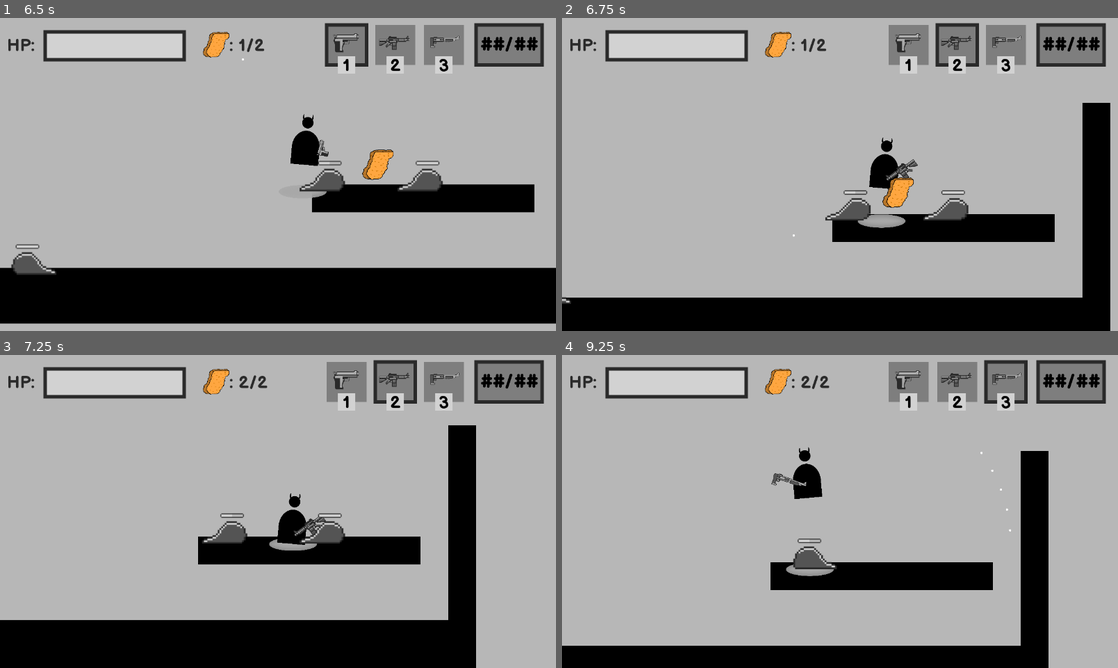
Above: before the commit, frames 1-4 (two rows, left to right).
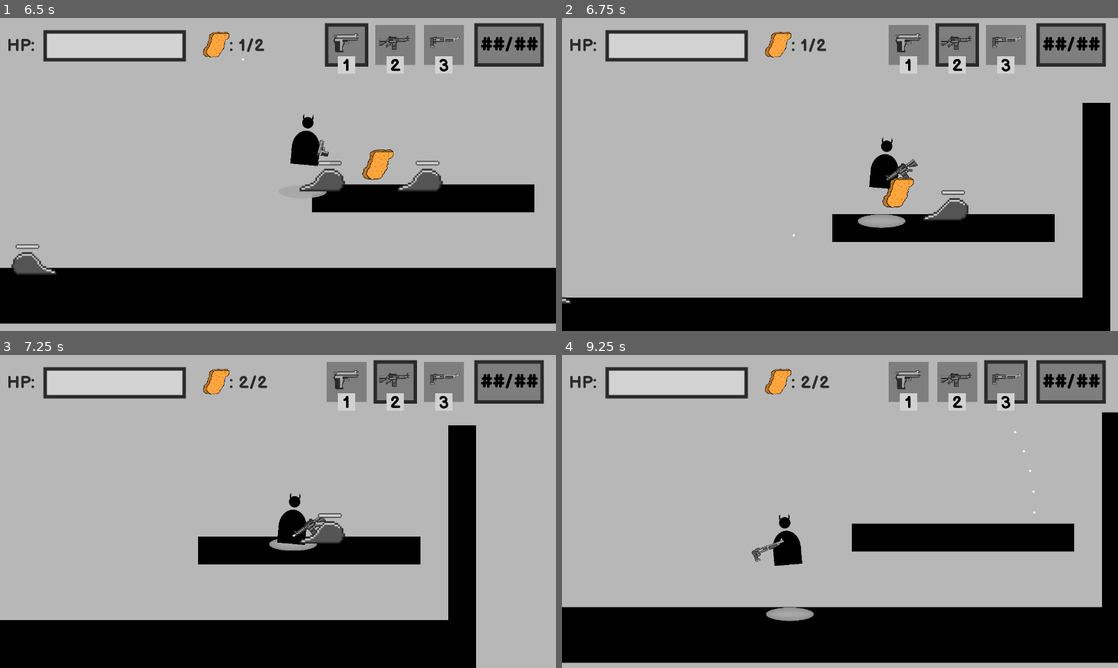
Above: after the commit, the same moments.

Repository: BesterCoder/nuggie-collector
Game: Godot game, scene res://levels/level_001.tscn
Two runs of this game, one before a commit and one after it. Both use one fixed random seed, a clock stepped at 60 frames per second and the inputs below.
Inputs (mouse positions are in pixels of both pictures, inside the frame that each line leads up to):
- Up to frame 1 (6.5 s): move the mouse to (250, 237) at 0.52 s; press the mouse at (250, 237) at 0.53 s; hold D (move_right) 0.53-2.03 s; tap W (jump) at 0.77, 1.52, 3.02, 3.77, 4.52, 6.02 s; move the mouse to (444, 221) at 1.27 s; release the mouse at (444, 221) at 1.28 s; click (444, 221) at 1.35 s; move the mouse to (111, 127) at 2.02 s; press the mouse at (111, 127) at 2.03 s; hold A (move_left) 2.03-4.28 s; tap 1 (select_pistol) at 2.1, 5.85 s; move the mouse to (305, 174) at 2.77 s; release the mouse at (305, 174) at 2.78 s; tap 2 (select_rifle) at 2.85 s; click (305, 174) at 3.05 s; move the mouse to (194, 96) at 3.52 s; press the mouse at (194, 96) at 3.53 s; tap 3 (select_shotgun) at 3.6 s; move the mouse to (400, 158) at 4.27 s; release the mouse at (400, 158) at 4.28 s; hold D (move_right) from 4.28 s (still down); click (400, 158) at 4.35 s; move the mouse to (166, 190) at 5.02 s; press the mouse at (166, 190) at 5.03 s; move the mouse to (333, 105) at 5.77 s; release the mouse at (333, 105) at 5.78 s; click (333, 105) at 6.05 s
- Up to frame 2 (6.75 s): keep holding D (move_right); move the mouse to (812, 237) at 6.52 s; press the mouse at (812, 237) at 6.53 s; tap 2 (select_rifle) at 6.6 s
- Up to frame 3 (7.25 s): keep holding D (move_right); tap W (jump) at 6.77 s
- Up to frame 4 (9.25 s): move the mouse to (1006, 558) at 7.27 s; release the mouse at (1006, 558) at 7.28 s; tap 3 (select_shotgun) at 7.35 s; tap W (jump) at 7.52, 9.02 s; click (1006, 558) at 7.55 s; move the mouse to (673, 464) at 8.02 s; release D (move_right) at 8.03 s; press the mouse at (673, 464) at 8.03 s; hold A (move_left) from 8.03 s (still down); move the mouse to (867, 511) at 8.77 s; release the mouse at (867, 511) at 8.78 s; click (867, 511) at 8.85 s

Frame 1 is identical in both runs. In frame 2, 0.4% of the frame differs, in the area x 47-56%, y 54-65%; in frame 3, 0.4%; in frame 4, 26%, in the area x 0-100%, y 18-100%.

Commit message:
Rifle is now automatic weapon

Diff:
--- a/characters/player/Player.gd
+++ b/characters/player/Player.gd
@@ -100,7 +100,10 @@
 	if Input.is_action_just_pressed("jump") and is_on_floor():
 		velocity.y = JUMPFORCE
 
-	if Input.is_action_just_pressed("player_shoot"):
+	if current_weapon.name == "Rifle":
+		if Input.is_action_pressed("player_shoot"):
+			_shoot()
+	elif Input.is_action_just_pressed("player_shoot"):
 		_shoot()
 
 	if Input.is_action_just_pressed("select_pistol"):
